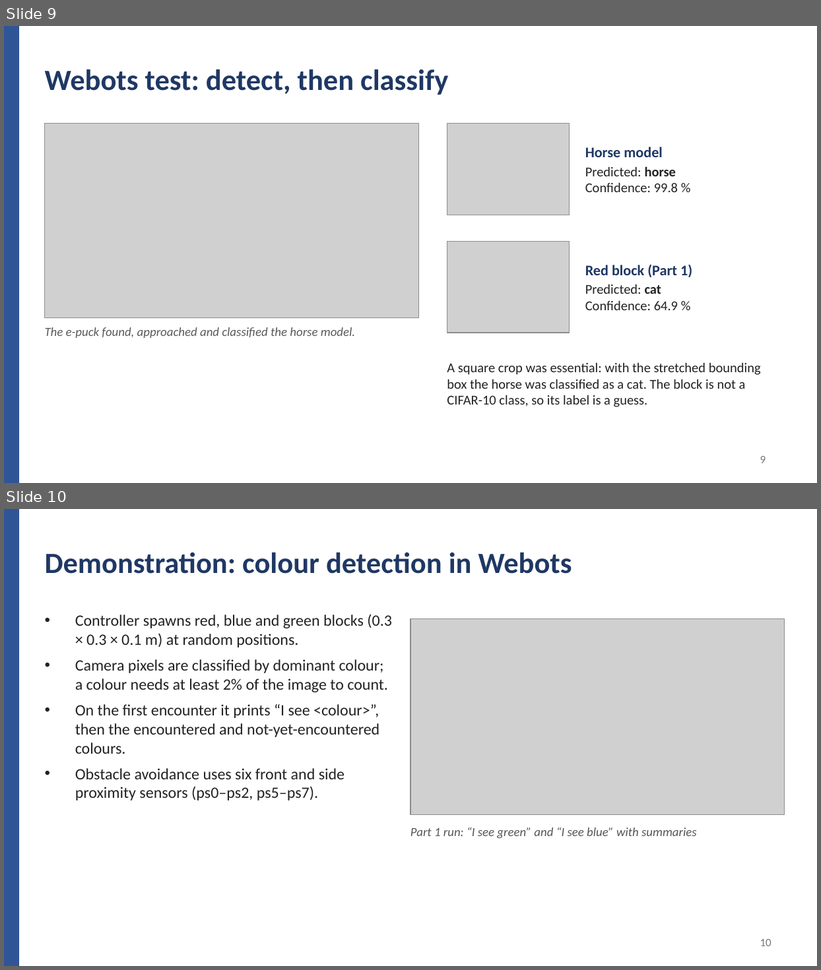
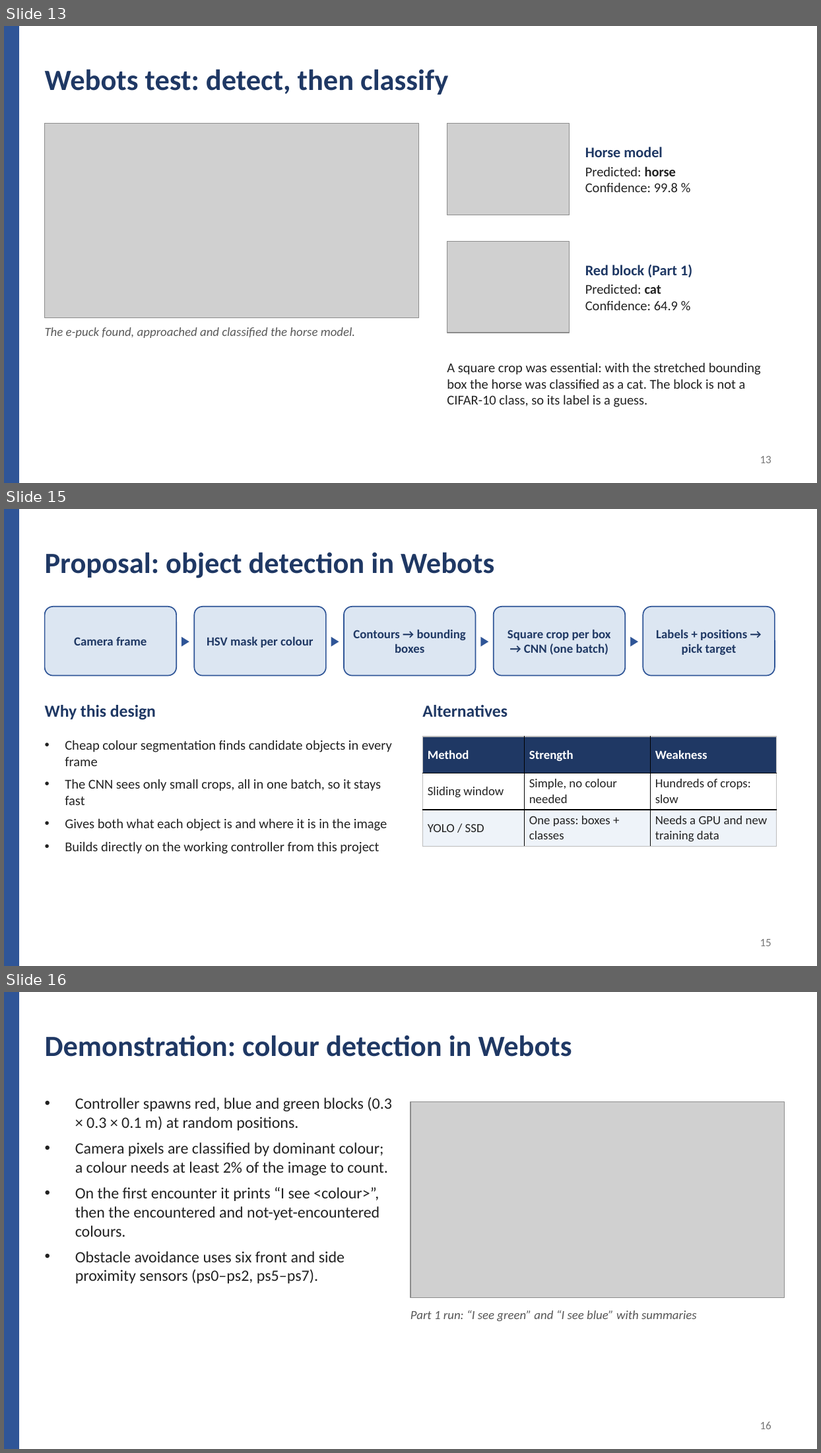
Before and after one commit to sinegan-ux/epuck-cnn-part2, a slide deck: presentation/Project_Part2_Presentation.pptx. Shown one above the other, each under a label of ours: slides 9 and 10 before the commit, slides 13, 15 and 16 after it; the slides between them are not shown. The pictures are 821x970 and 821x1453 pixels, drawn with LibreOffice and Linux fonts; fonts in the diff are those of the drawing; grey boxes stand for pictures. Boxes give left, top, right and bottom in pixels: in the first picture for what was removed or moved away, otherwise in the second. Text is boxed around its words. In the diff, an @@ line names an element or a change of style, - is before the commit and + after.

```diff
--- a/presentation/Project_Part2_Presentation.pptx
+++ b/presentation/Project_Part2_Presentation.pptx
@@ slide 15 added at [4, 509, 817, 966], background #FFFFFF @@
@@ rectangle added at [4, 509, 19, 966], fill #2F5597, outline #2F5597 1 pt @@
@@ text added at [45, 552, 494, 578], 26 pt, text #1F3864, bold @@
+Proposal: object detection in Webots
@@ rounded rectangle added at [45, 607, 176, 676], fill #DCE6F2, outline #2F5597 1 pt, 11 pt, text #1F3864, bold @@
+Camera frame
@@ rounded rectangle added at [194, 607, 326, 676], fill #DCE6F2, outline #2F5597 1 pt, 11 pt, text #1F3864, bold @@
+HSV mask per colour
@@ rounded rectangle added at [344, 607, 476, 676], fill #DCE6F2, outline #2F5597 1 pt, 11 pt, text #1F3864, bold @@
+Contours → bounding boxes
@@ rounded rectangle added at [494, 607, 625, 676], fill #DCE6F2, outline #2F5597 1 pt, 11 pt, text #1F3864, bold @@
+Square crop per box → CNN (one batch)
@@ rounded rectangle added at [643, 607, 775, 676], fill #DCE6F2, outline #2F5597 1 pt, 11 pt, text #1F3864, bold @@
+Labels + positions → pick target
@@ text added at [176, 625, 194, 657], 12 pt, text #2F5597 @@
+▶
@@ text added at [326, 625, 344, 657], 12 pt, text #2F5597 @@
+▶
@@ text added at [476, 625, 494, 657], 12 pt, text #2F5597 @@
+▶
@@ text added at [625, 625, 643, 657], 12 pt, text #2F5597 @@
+▶
@@ text added at [45, 705, 156, 720], 15 pt, text #1F3864, bold @@
+Why this design
@@ text added at [422, 705, 508, 717], 15 pt, text #1F3864, bold @@
+Alternatives
@@ text added at [65, 740, 392, 854], 12 pt, text #222222 @@
+• Cheap colour segmentation finds candidate objects in every frame
+• The CNN sees only small crops, all in one batch, so it stays fast
+• Gives both what each object is and where it is in the image
+• Builds directly on the working controller from this project
@@ table added at [422, 737, 776, 846], 3 rows, 3 columns @@
+Method | Strength | Weakness
+Sliding window | Simple, no colour needed | Hundreds of crops: slow
+YOLO / SSD | One pass: boxes + classes | Needs a GPU and new training data
@@ page number added at [760, 939, 772, 947], 10 pt, text #777777 @@
+15
@@ what was slide 9 is now slide 13 @@
@@ page number at [760, 456, 772, 464]: text changed @@
-9
+13
@@ what was slide 10 is now slide 16 @@
@@ page number at [760, 1422, 772, 1430]: text changed @@
-10
+16
```
Also in this commit, not shown: 3 slides changed, 5 other slides added.
